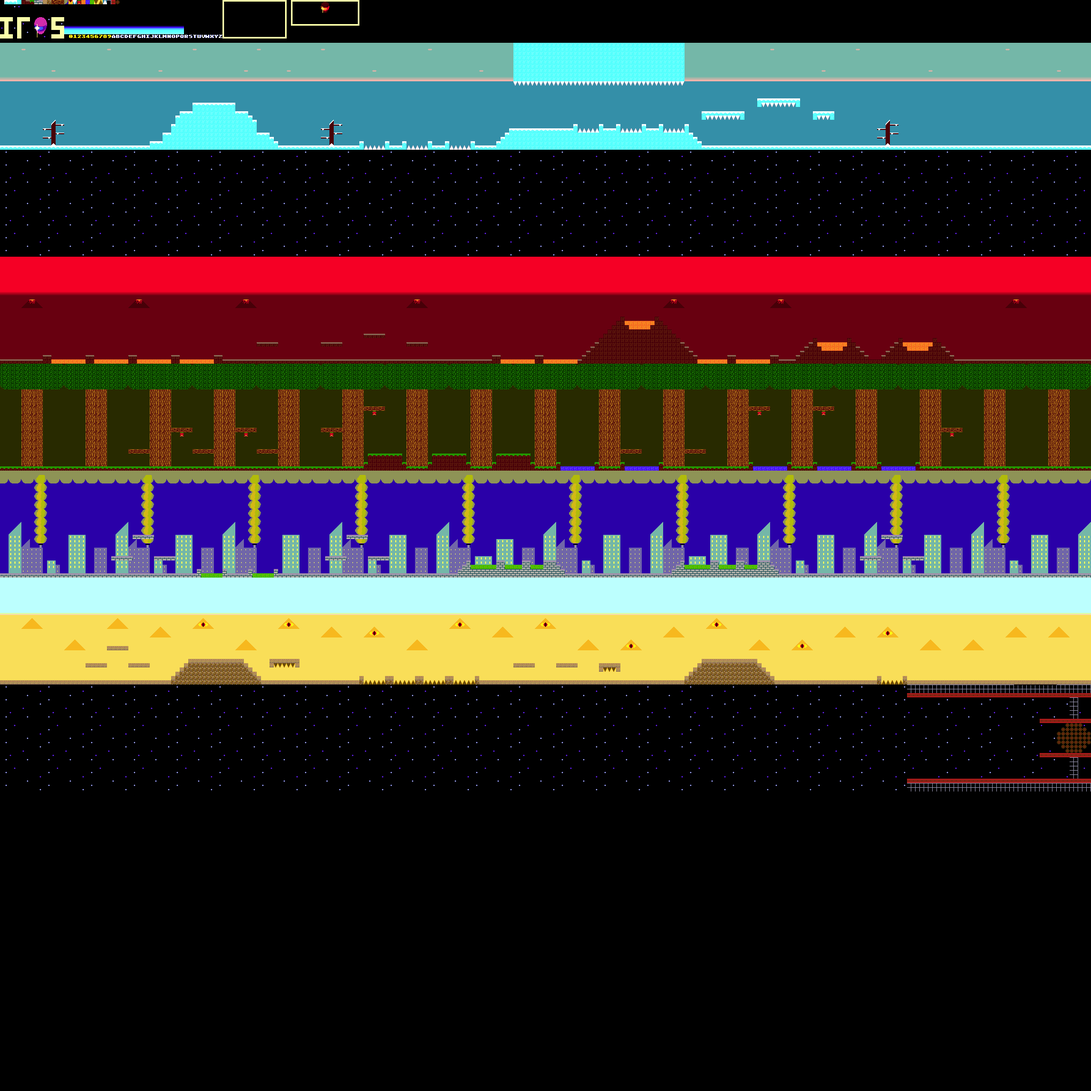
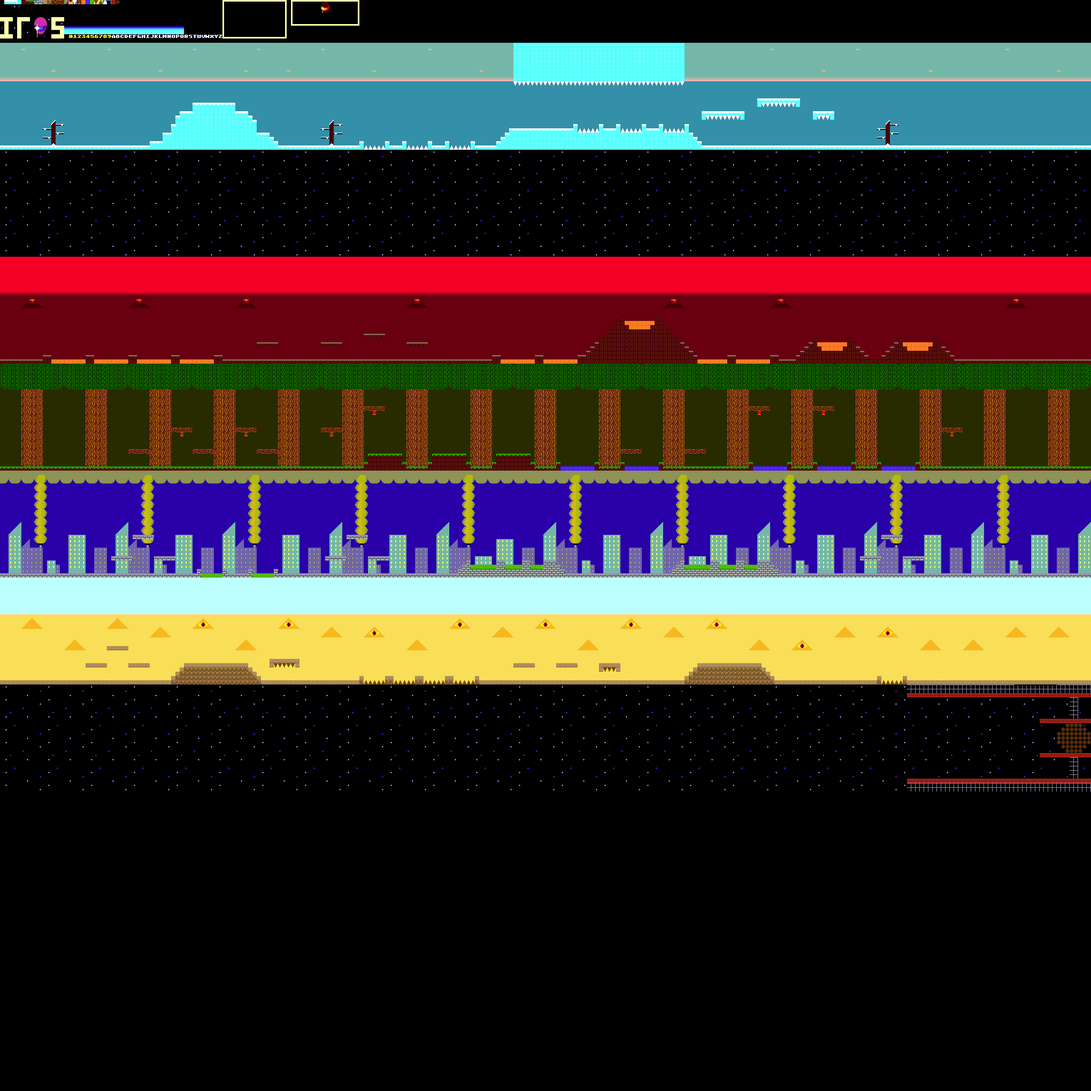
Comparing the layer stacks of the two (1091, 1091) images. Changes:
painted on "Background" over (188, 355, 758, 668)
